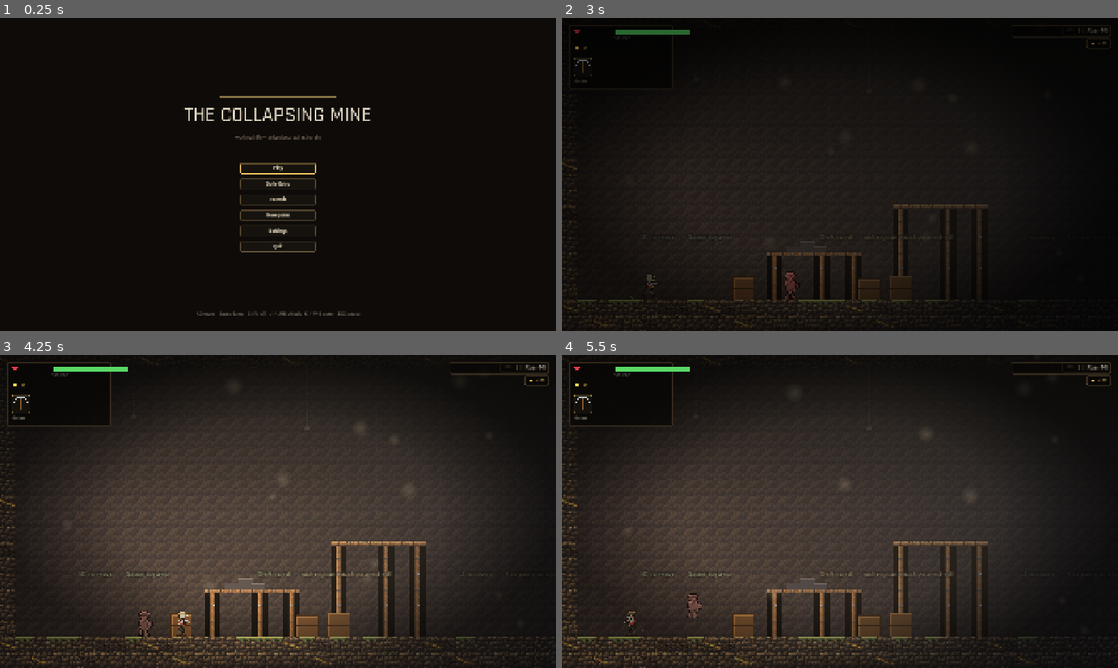
Above: before the commit, frames 1-4 (two rows, left to right).
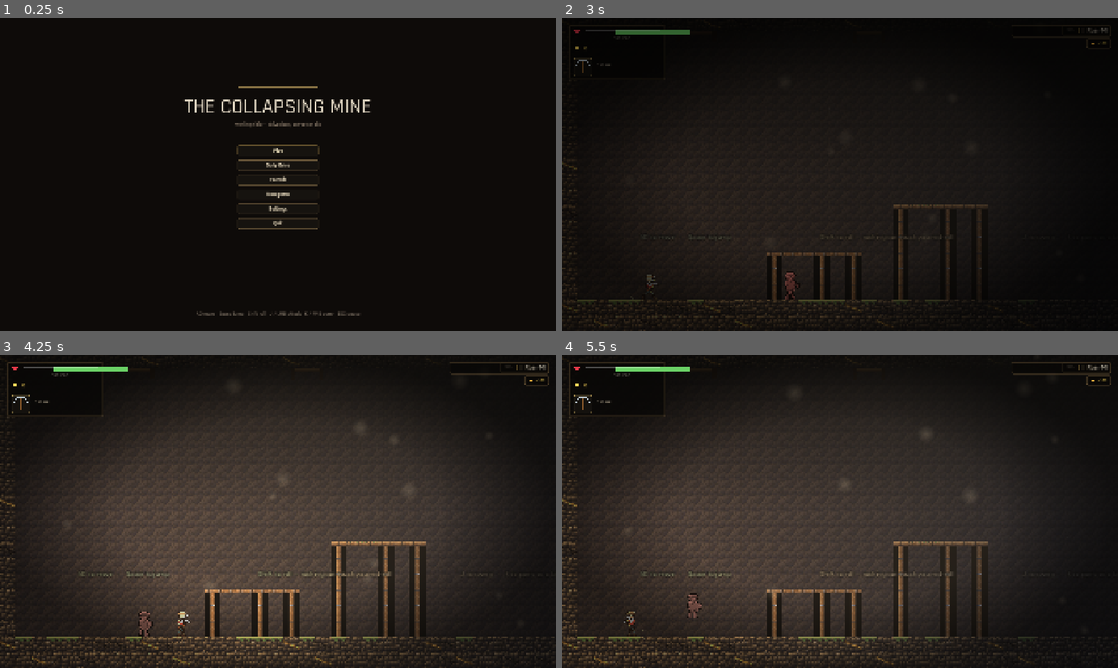
Above: after the commit, the same moments.

Repository: dlepi24/dungeon-delve
Game: Godot game, scene res://src/main/main.tscn
Same seed, same stepped clock (60 frames per second), same inputs: the game is played once before the commit and once after it.
Inputs (mouse positions are in pixels of both pictures, inside the frame that each line leads up to):
- Up to frame 1 (0.25 s): no input
- Up to frame 2 (3 s): click "Play" at 0.5 s; tap Enter (ui_accept) at 1.25, 2.75 s; move the mouse to (962, 158) at 1.27 s; hold D (move_right) 1.28-2 s; hold F (interact) 1.28-2 s; click (962, 158) at 1.42 s; tap Space (jump) at 1.52 s; drag from (728, 190) to (956, 246) at 2.02 s; move the mouse to (895, 105) at 2.77 s; hold D (move_right) from 2.78 s (still down); hold F (interact) from 2.78 s (still down); tap 1 (consumable_1) at 2.85 s
- Up to frame 3 (4.25 s): release D (move_right) at 3.5 s; release F (interact) at 3.5 s; drag from (250, 574) to (194, 624) at 3.52 s
- Up to frame 4 (5.5 s): move the mouse to (1006, 558) at 4.27 s; hold A (move_left) 4.28-5 s; hold F (interact) 4.28-5 s; tap Space (jump) at 4.52 s; drag from (673, 464) to (639, 624) at 5.02 s

The runs differ from the first frame. In frame 1, 2.9% of the frame differs, in the area x 33-67%, y 21-75%; in frame 2, 0.3%; in frame 3, 0.9%; in frame 4, 0.9%.

Commit message:
Fix the confusing props, the title layout, and the HUD
Three from Dustin's screenshots:
- Delve set dressing is CEILING-ONLY now. Floor crates/barrels sat at the
  player's own depth without being solid — the 'walk behind a block, is it
  solid?' confusion. Only clearly-overhead structure remains, kept short so
  nothing dangles into the play space.
- Title screen: the six-button menu overflowed into the stats line (it was
  touching the Quit button). Re-spaced the whole block with real gaps and
  balanced it vertically.
- HUD: health bar gets a dark frame and a top highlight lip so it reads as a
  framed gauge, not a naked green rect; the top-left panel is tightened (dead
  space removed) with the weapon name moved beside the loadout square.

Co-Authored-By: Claude Fable 5 <noreply@anthropic.com>

Diff:
--- a/src/main/main.tscn
+++ b/src/main/main.tscn
@@ -32,10 +32,10 @@
 [node name="Accent" type="ColorRect" parent="."]
 anchor_left = 0.5
 anchor_right = 0.5
-offset_left = -200.0
-offset_top = 268.0
-offset_right = 200.0
-offset_bottom = 274.0
+offset_left = -140.0
+offset_top = 236.0
+offset_right = 140.0
+offset_bottom = 240.0
 grow_horizontal = 2
 color = Color(1.0, 0.85, 0.5, 0.5)
 
@@ -43,9 +43,9 @@
 anchor_left = 0.5
 anchor_right = 0.5
 offset_left = -600.0
-offset_top = 290.0
+offset_top = 262.0
 offset_right = 600.0
-offset_bottom = 400.0
+offset_bottom = 350.0
 grow_horizontal = 2
 theme_override_font_sizes/font_size = 72
 text = "THE COLLAPSING MINE"
@@ -55,9 +55,9 @@
 anchor_left = 0.5
 anchor_right = 0.5
 offset_left = -600.0
-offset_top = 400.0
+offset_top = 356.0
 offset_right = 600.0
-offset_bottom = 430.0
+offset_bottom = 386.0
 grow_horizontal = 2
 theme_override_colors/font_color = Color(0.65, 0.58, 0.5, 1)
 text = "working title — delve deep, extract or die"
@@ -66,12 +66,12 @@
 [node name="Menu" type="VBoxContainer" parent="."]
 anchor_left = 0.5
 anchor_right = 0.5
-offset_left = -130.0
-offset_top = 500.0
-offset_right = 130.0
-offset_bottom = 760.0
+offset_left = -140.0
+offset_top = 440.0
+offset_right = 140.0
+offset_bottom = 740.0
 grow_horizontal = 2
-theme_override_constants/separation = 16
+theme_override_constants/separation = 12
 
 [node name="Play" type="Button" parent="Menu"]
 layout_mode = 2
@@ -97,13 +97,15 @@
 layout_mode = 2
 text = "Quit"
 
+; Clear of the last button (the six now end ~740) with real breathing room —
+; it was overlapping the Quit button before.
 [node name="Stats" type="Label" parent="."]
 anchor_left = 0.5
 anchor_right = 0.5
 offset_left = -600.0
-offset_top = 800.0
+offset_top = 776.0
 offset_right = 600.0
-offset_bottom = 830.0
+offset_bottom = 806.0
 grow_horizontal = 2
 theme_override_colors/font_color = Color(0.75, 0.66, 0.5, 1)
 text = ""
--- a/src/rooms/room.gd
+++ b/src/rooms/room.gd
@@ -76,6 +76,12 @@
 ## Hard cap on props per room, so a huge hall does not turn into a junkyard.
 @export var dressing_max: int = 16
 
+## Delve dressing is CEILING-ONLY on purpose. Props on the floor sat at the
+## player's own depth but weren't solid, so "can I stand on this? is an enemy
+## behind it?" — the walk-behind confusion Dustin flagged. Everything here hangs
+## clearly overhead from the ceiling (short, so nothing dangles into the play
+## space) and reads as background structure, never something you interact with.
+## This is also the "denser rooms" answer that never touches the combat layout.
 func _build_dressing() -> void:
 	if dressing_percent <= 0:
 		return
@@ -88,32 +94,6 @@
 	for cell: Vector2i in tiles.get_used_cells():
 		if placed >= dressing_max:
 			break
-		# A standable top: something here, nothing in the Tiles layer above it.
-		if tiles.get_cell_source_id(cell + Vector2i.UP) != -1:
-			continue
-		var h: int = _cell_hash(cell.x, cell.y)
-		if h % 100 >= dressing_percent:
-			continue
-		var top: Vector2 = tiles.map_to_local(cell) + Vector2(0, -16)
-		# Keep the spawn and the exit beacon clear.
-		if absf(top.x - entry_x) < 90.0 or absf(top.x - exit_x) < 90.0:
-			continue
-		var prop: Node2D = _dressing_prop(h)
-		prop.position = top
-		add_child(prop)
-		placed += 1
-	_hang_from_ceiling(tiles, entry_x, exit_x)
-
-
-## Fill the upper dead air with NON-gameplay silhouette dressing hung from the
-## ceiling — chains, the odd lantern, timber brackets. This is the "denser
-## rooms" answer that does NOT touch the combat-tuned platforming: the layouts
-## are deliberately shaped for their fights, so we add depth, not obstacles.
-func _hang_from_ceiling(tiles: TileMapLayer, entry_x: float, exit_x: float) -> void:
-	var placed: int = 0
-	for cell: Vector2i in tiles.get_used_cells():
-		if placed >= dressing_max:
-			break
 		# A ceiling underside: something here, open air just below it.
 		if tiles.get_cell_source_id(cell + Vector2i.DOWN) != -1:
 			continue
@@ -129,14 +109,16 @@
 		placed += 1
 
 
+## Kept SHORT so it stays up in the dead air and never reaches player height —
+## timber brackets, a warm lantern, a stub chain. No floor-standing props.
 func _ceiling_prop(h: int) -> Node2D:
-	match (h / 100) % 6:
-		0:
-			return SetDressing.make_lantern(60.0 + float(h % 60))
-		1, 2:
-			return SetDressing.make_bracket(56.0 + float(h % 40), 16.0 + float(h % 14))
+	match (h / 100) % 5:
+		0, 1:
+			return SetDressing.make_bracket(56.0 + float(h % 40), 14.0 + float(h % 10))
+		2:
+			return SetDressing.make_lantern(40.0 + float(h % 30))
 		_:
-			return SetDressing.make_chain(50.0 + float(h % 110))
+			return SetDressing.make_chain(28.0 + float(h % 40))
 
 
 ## Pick a prop from the cell hash — mostly crates and rubble, a barrel now and
--- a/src/ui/health_bar.gd
+++ b/src/ui/health_bar.gd
@@ -12,9 +12,16 @@
 ## a number jump. That difference is most of why a riposte reads as a payoff.
 
 @export var bar_size: Vector2 = Vector2(46, 6)
-@export var fill_colour: Color = Color(0.35, 0.85, 0.4)
+@export var fill_colour: Color = Color(0.42, 0.82, 0.4)
 @export var drain_colour: Color = Color(0.9, 0.25, 0.25)
-@export var background_colour: Color = Color(0, 0, 0, 0.65)
+@export var background_colour: Color = Color(0.06, 0.05, 0.04, 0.8)
+## A dark outline frame, so the bar reads as a framed gauge rather than a naked
+## rectangle. Set width to 0 to disable (the tiny enemy bars keep a thin one).
+@export var border_colour: Color = Color(0.09, 0.07, 0.05, 0.95)
+@export var border_width: float = 2.0
+## A one-pixel light lip along the top of the fill — the cheap trick that makes
+## a flat bar read as a lit surface instead of programmer-art.
+@export var highlight_colour: Color = Color(1, 1, 1, 0.28)
 ## How fast the drain bar catches up, in ratio per second.
 @export var drain_speed: float = 0.9
 ## Hide entirely at full health, so an untouched room is not covered in bars.
@@ -22,6 +29,8 @@
 
 var _ratio: float = 1.0
 var _drain: float = 1.0
+var _frame: ColorRect = null
+var _highlight: ColorRect = null
 
 @onready var _background: ColorRect = $Background
 @onready var _drain_rect: ColorRect = $Drain
@@ -29,6 +38,15 @@
 
 
 func _ready() -> void:
+	# Frame behind everything (added first, moved to the back of the draw order).
+	_frame = ColorRect.new()
+	_frame.color = border_colour
+	add_child(_frame)
+	move_child(_frame, 0)
+	# Highlight on top of the fill.
+	_highlight = ColorRect.new()
+	_highlight.color = highlight_colour
+	add_child(_highlight)
 	_apply_size()
 	_background.color = background_colour
 	_drain_rect.color = drain_colour
@@ -40,6 +58,9 @@
 	for rect: ColorRect in [_background, _drain_rect, _fill]:
 		rect.position = Vector2(-bar_size.x * 0.5, 0.0)
 		rect.size = bar_size
+	if _frame != null:
+		_frame.position = Vector2(-bar_size.x * 0.5 - border_width, -border_width)
+		_frame.size = bar_size + Vector2(border_width, border_width) * 2.0
 
 
 func set_ratio(value: float) -> void:
@@ -61,3 +82,8 @@
 	visible = not (hide_when_full and is_equal_approx(_ratio, 1.0) and is_equal_approx(_drain, 1.0))
 	_fill.size = Vector2(bar_size.x * _ratio, bar_size.y)
 	_drain_rect.size = Vector2(bar_size.x * _drain, bar_size.y)
+	if _highlight != null:
+		# Sits along the top of the live fill, so it shrinks with the bar.
+		_highlight.position = Vector2(-bar_size.x * 0.5, 0.0)
+		_highlight.size = Vector2(bar_size.x * _ratio, maxf(1.0, bar_size.y * 0.28))
+		_highlight.visible = _ratio > 0.02
--- a/src/ui/hud.tscn
+++ b/src/ui/hud.tscn
@@ -63,8 +63,8 @@
 [node name="Backdrop" type="Panel" parent="."]
 offset_left = 24.0
 offset_top = 24.0
-offset_right = 384.0
-offset_bottom = 246.0
+offset_right = 356.0
+offset_bottom = 212.0
 theme_override_styles/panel = SubResource("StyleBoxFlat_back")
 
 [node name="HeartIcon" type="TextureRect" parent="."]
@@ -159,20 +159,23 @@
 theme_override_colors/font_color = Color(0.6, 0.55, 0.45, 1)
 text = "Q swap"
 
+; Beside the weapon square, not below it — fills the panel's empty right side
+; and lets the panel end tight under the loadout instead of a dead strip.
 [node name="WeaponName" type="Label" parent="."]
-offset_left = 40.0
-offset_top = 208.0
-offset_right = 380.0
-offset_bottom = 234.0
-theme_override_font_sizes/font_size = 15
-theme_override_colors/font_color = Color(0.8, 0.75, 0.65, 1)
+offset_left = 120.0
+offset_top = 148.0
+offset_right = 348.0
+offset_bottom = 174.0
+theme_override_font_sizes/font_size = 16
+theme_override_colors/font_color = Color(0.85, 0.79, 0.68, 1)
 text = "Pickaxe"
+vertical_alignment = 1
 
 [node name="BuffRows" type="VBoxContainer" parent="."]
 offset_left = 40.0
-offset_top = 262.0
+offset_top = 228.0
 offset_right = 220.0
-offset_bottom = 470.0
+offset_bottom = 436.0
 theme_override_constants/separation = 8
 
 ; Reserved for debuffs — empty until a DebuffData exists. See hud.gd.
